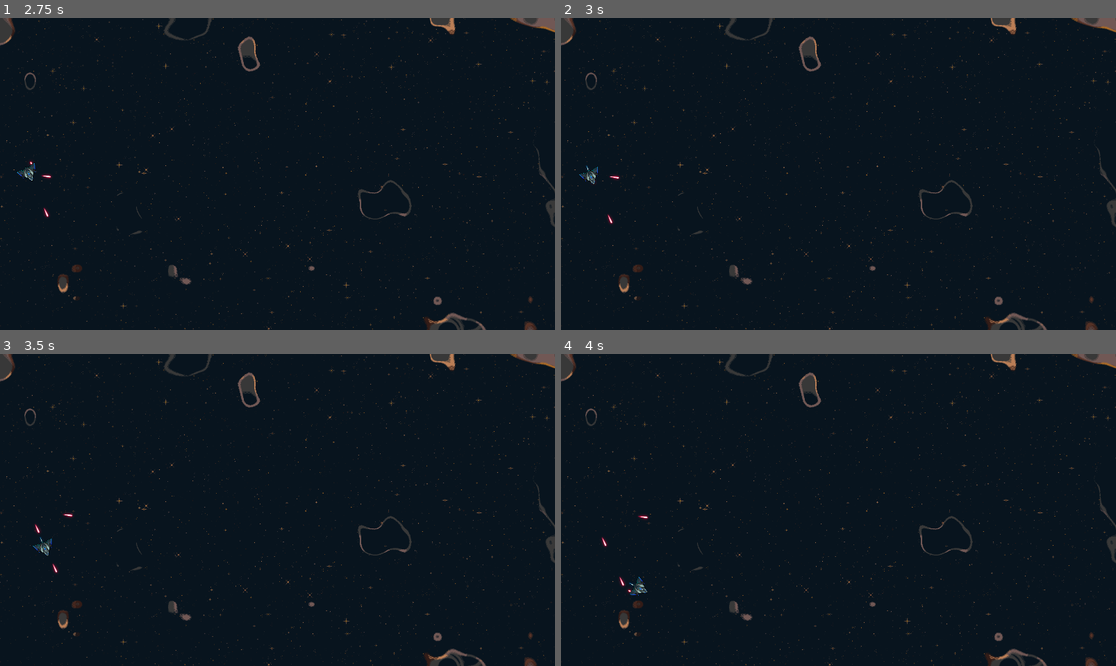
Above: before the commit, frames 1-4 (two rows, left to right).
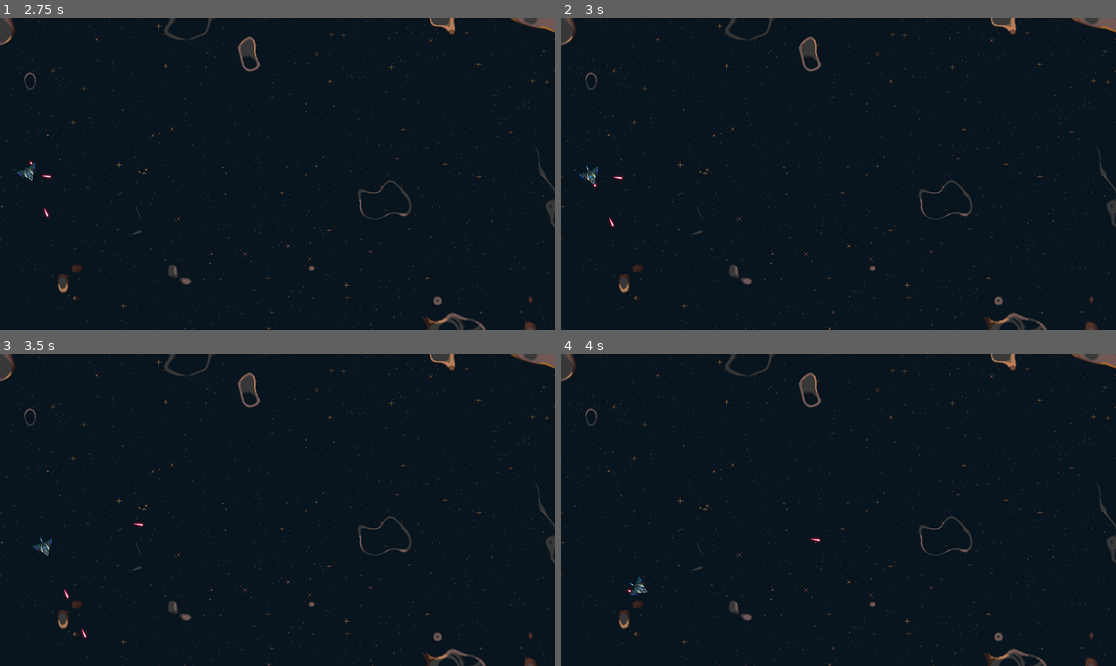
Above: after the commit, the same moments.

Repository: JaroslavZmolik/untitled-space-game
Game: Godot game, scene res://main.tscn
Same seed, same stepped clock (60 frames per second), same inputs: the game is played once before the commit and once after it.
Inputs:
- Up to frame 1 (2.75 s): tap Enter at 0.5, 2 s; hold Right (turn_right) 0.53-1.28 s; hold Down (decelerate) 0.53-1.28 s; tap Space (shoot_laser) at 1.25, 2.1 s; hold Left (turn_left) 1.28-2.03 s; tap Down (decelerate) at 1.35 s; hold Right (turn_right) from 2.03 s (still down); hold Down (decelerate) from 2.03 s (still down)
- Up to frame 2 (3 s): tap Space (shoot_laser) at 2.75 s; release Right (turn_right) at 2.78 s; release Down (decelerate) at 2.78 s; hold Up (accelerate) from 2.78 s (still down); tap Down (decelerate) at 2.85 s
- Up to frame 3 (3.5 s): keep holding Up (accelerate)
- Up to frame 4 (4 s): release Up (accelerate) at 3.53 s; hold Left (turn_left) from 3.53 s (still down); hold Down (decelerate) from 3.53 s (still down)

Frame 1 is identical in both runs. In frame 2, less than 0.1% of the frame differs, in the area x 5-12%, y 50-68%; in frame 3, 0.1%, in the area x 6-26%, y 51-92%; in frame 4, less than 0.1%.

Commit message:
Multiply speed according to player speed

Diff:
--- a/laser.gd
+++ b/laser.gd
@@ -1,7 +1,10 @@
 extends Area2D
 
-var _current_speed = 100;
+
+var _base_speed = 100
 var _screen_size : Vector2
+var _speed_multiplier = 1.0
+
 
 # Called when the node enters the scene tree for the first time.
 func _ready():
@@ -11,9 +14,12 @@
 # Called every frame. 'delta' is the elapsed time since the previous frame.
 func _process(delta):
 	var velocity := Vector2.from_angle(rotation - (PI / 2))
-	velocity = velocity.normalized() * _current_speed if velocity.length() > 0 else velocity
+	velocity = (velocity.normalized() * _base_speed * _speed_multiplier) if velocity.length() > 0 else velocity
 	position += velocity * delta
 	if position.x > _screen_size.x or position.x < 0:
 		queue_free()
 	elif position.y > _screen_size.y or position.y < 0:
 		queue_free()
+
+func set_speed_multiplier(speed_multiplier):
+	_speed_multiplier = speed_multiplier
--- a/laser.tscn
+++ b/laser.tscn
@@ -7,7 +7,7 @@
 radius = 3.0
 height = 34.0
 
-[node name="Laser" type="Area2D"]
+[node name="Laser" type="Area2D" groups=["lasers"]]
 script = ExtResource("1_s68pk")
 
 [node name="Sprite2D" type="Sprite2D" parent="."]
--- a/main.gd
+++ b/main.gd
@@ -8,8 +8,9 @@
 
 
 # Called every frame. 'delta' is the elapsed time since the previous frame.
-func _process(delta):
-	pass
+func _process(_delta):
+	var speed_multiplier = $Player.current_speed / 50 + 1.0
+	get_tree().call_group("lasers", "set_speed_multiplier", speed_multiplier)
 
 
 func _on_player_shot_laser():
--- a/player.gd
+++ b/player.gd
@@ -2,9 +2,10 @@
 
 signal shot_laser
 
+@export var current_speed := 0
+
 var _rotation_speed := PI / 120.0
 var _max_speed := 400.0
-var _current_speed := 0.0
 var _screen_size : Vector2
 
 
@@ -40,10 +41,10 @@
 
 func _setCurrentSpeed():
 	if Input.is_action_pressed("accelerate"):
-		_current_speed = min(_max_speed, _current_speed + 10)
+		current_speed = min(_max_speed, current_speed + 10)
 	if Input.is_action_pressed("decelerate"):
-		_current_speed = max(0, _current_speed - 2)
-	if _current_speed > 0:
+		current_speed = max(0, current_speed - 2)
+	if current_speed > 0:
 		$EngineFlame.show()
 	else:
 		$EngineFlame.hide()
@@ -51,7 +52,7 @@
 
 func _setPosition(delta):
 	var velocity := Vector2.from_angle(rotation - (PI / 2))
-	velocity = velocity.normalized() * _current_speed if velocity.length() > 0 else velocity
+	velocity = velocity.normalized() * current_speed if velocity.length() > 0 else velocity
 	position += velocity * delta
 	position.x = clamp(position.x, 0, _screen_size.x)
 	position.y = clamp(position.y, 0, _screen_size.y)
